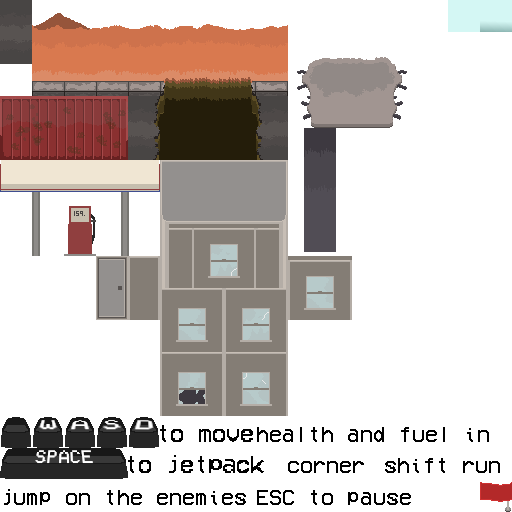
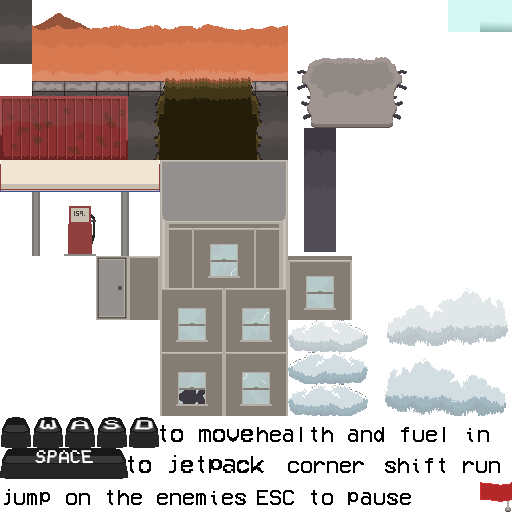
Comparing the layer stacks of the two 512px x 512px images. Changes:
added layer "Pasted Layer" (70%) above "Background" over [386, 288, 509, 346]
painted on "Background" over [288, 320, 508, 416]
